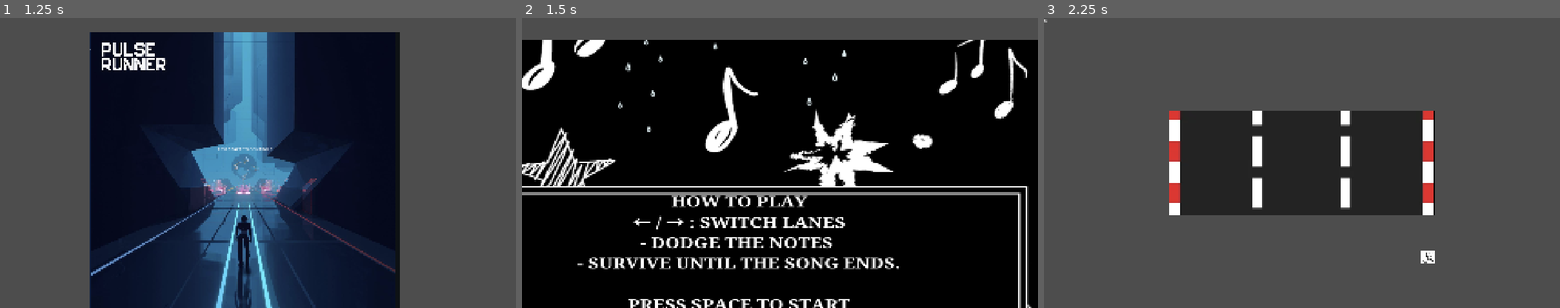
Above: before the commit, frames 1-3 (left to right).
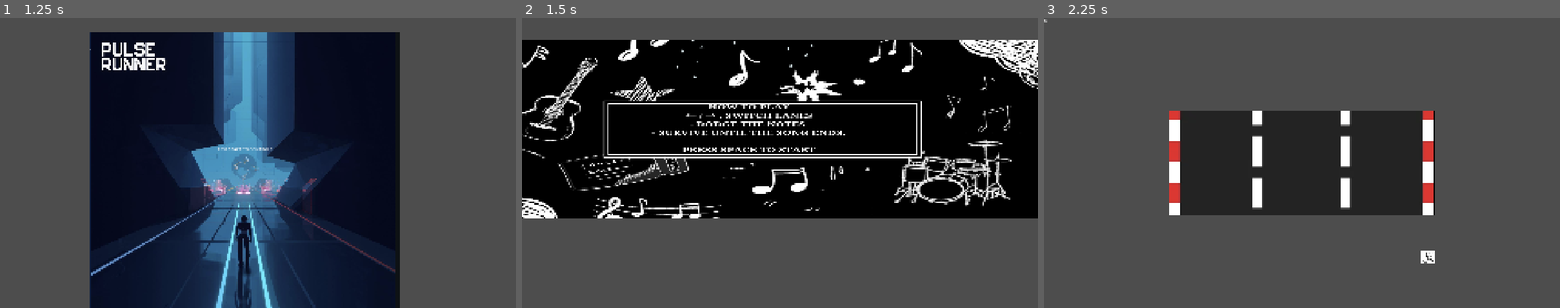
Above: after the commit, the same moments.

Repository: Junayed467/Capstone
Game: Godot game, scene res://MainGame.tscn
The game is run twice, just before and just after one commit, with the same random seed, the same clock (stepped at 60 frames per second) and the same inputs.
Inputs:
- Up to frame 1 (1.25 s): tap Enter at 0.5 s; hold Right (move_right) from 0.53 s (still down)
- Up to frame 2 (1.5 s): tap Space (restart) at 1.25 s; release Right (move_right) at 1.28 s; hold Left (move_left) from 1.28 s (still down)
- Up to frame 3 (2.25 s): tap Space (restart) at 2 s; release Left (move_left) at 2.03 s; hold Right (move_right) from 2.03 s (still down)

Frame 1 is identical in both runs. In frame 2, 47% of the frame differs, in the area x 0-100%, y 7-100%; in frame 3, nothing differs.

Commit message:
Polished tutorialUI

Diff:
--- a/capstone/MainGame.tscn
+++ b/capstone/MainGame.tscn
@@ -109,15 +109,16 @@
 [node name="TutorialImage" type="TextureRect" parent="CanvasLayer/TutorialUI"]
 custom_minimum_size = Vector2(1, 1)
 layout_mode = 1
-anchors_preset = 15
+anchors_preset = -1
 anchor_right = 1.0
 anchor_bottom = 1.0
-offset_left = -850.0
+offset_left = -150.0
 offset_top = 80.0
-offset_right = 2589.0
-offset_bottom = 1640.0
+offset_right = 3289.0
+offset_bottom = 1151.0
 grow_horizontal = 2
 grow_vertical = 2
+scale = Vector2(0.6, 0.6)
 texture = ExtResource("7_v3hs3")
 
 [node name="TutorialText" type="Label" parent="CanvasLayer/TutorialUI"]
